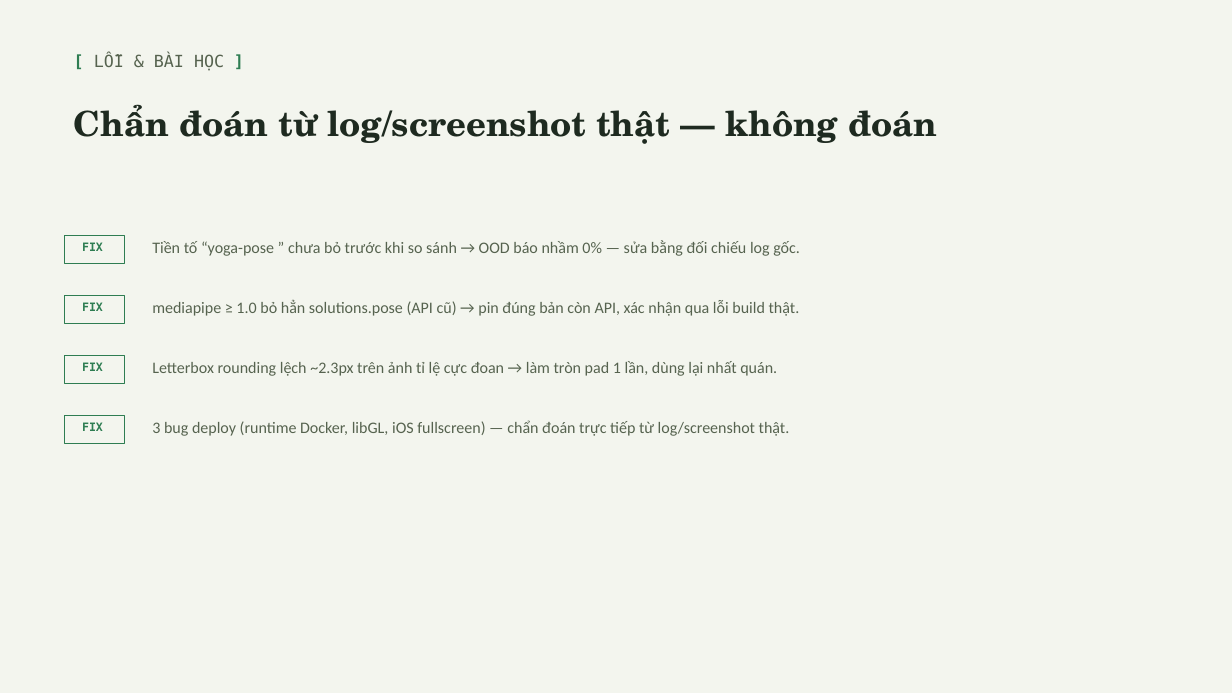
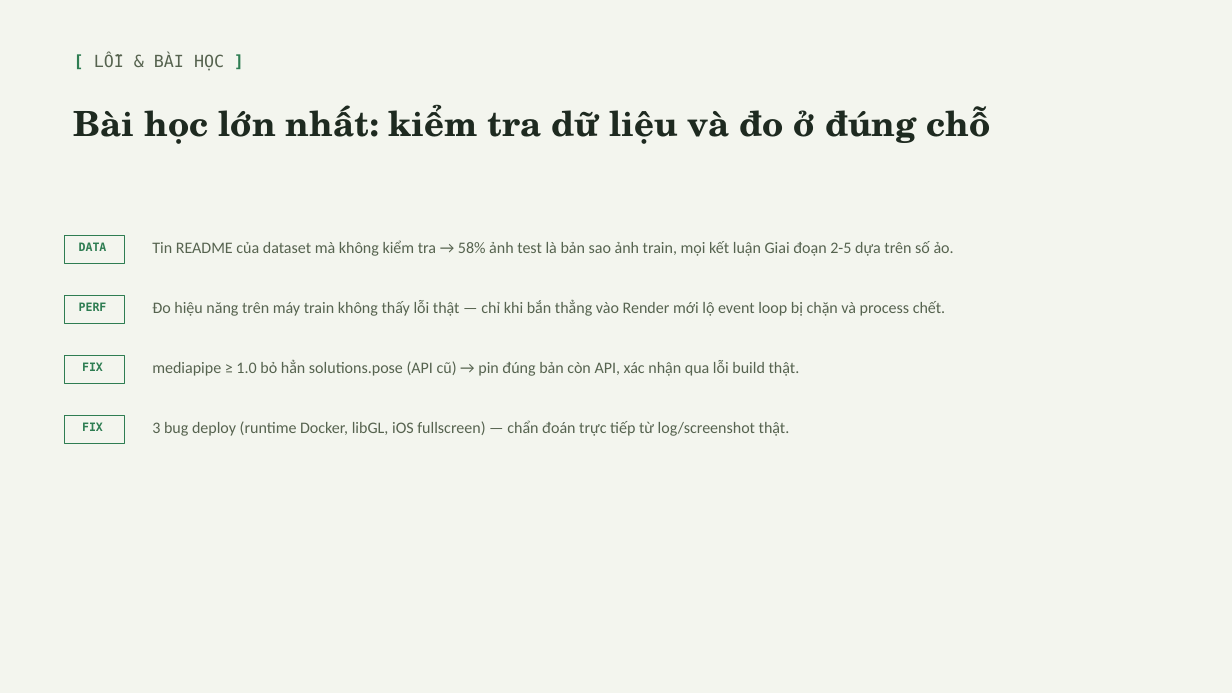
Before and after one commit to tom-the-prgrmr/computer-vision-project, a slide deck: slide 11 of docs/slides/presentation.pptx. Drawn at 1232x693 pixels with LibreOffice and Linux fonts; fonts in the diff are those of the drawing. Boxes give left, top, right and bottom in pixels: in the first picture for what was removed or moved away, otherwise in the second. Text is boxed around its words. In the diff, an @@ line names an element or a change of style, - is before the commit and + after.

```diff
--- a/docs/slides/presentation.pptx
+++ b/docs/slides/presentation.pptx
@@ text at (74,104,991,144): text changed @@
-Chẩn đoán từ log/screenshot thật — không đoán
+Bài học lớn nhất: kiểm tra dữ liệu và đo ở đúng chỗ
@@ text in rectangle at (79,242,107,251): text changed @@
-FIX
+DATA
@@ text at (152,240,954,256): text changed @@
-Tiền tố “yoga-pose ” chưa bỏ trước khi so sánh → OOD báo nhầm 0% — sửa bằng đối chiếu log gốc.
+Tin README của dataset mà không kiểm tra → 58% ảnh test là bản sao ảnh train, mọi kết luận Giai đoạn 2-5 dựa trên số ảo.
@@ text in rectangle at (79,302,107,311): text changed @@
-FIX
+PERF
@@ text added at (152,300,945,316), 12.5 pt, text #56634F @@
+Đo hiệu năng trên máy train không thấy lỗi thật — chỉ khi bắn thẳng vào Render mới lộ event loop bị chặn và process chết.
@@ text "mediapipe ≥ 1.0 bỏ hẳn ...": place and size @@
-text "mediapipe ≥ 1.0 bỏ hẳn ..." at (152,300,800,316)
+text "mediapipe ≥ 1.0 bỏ hẳn ..." at (152,360,800,376)
@@ text removed at (152,361,777,376) @@
-Letterbox rounding lệch ~2.3px trên ảnh tỉ lệ cực đoan → làm tròn pad 1 lần, dùng lại nhất quán.
```
Also in this commit, not shown: 5 slides added, 5 slides removed, 11 other files.
